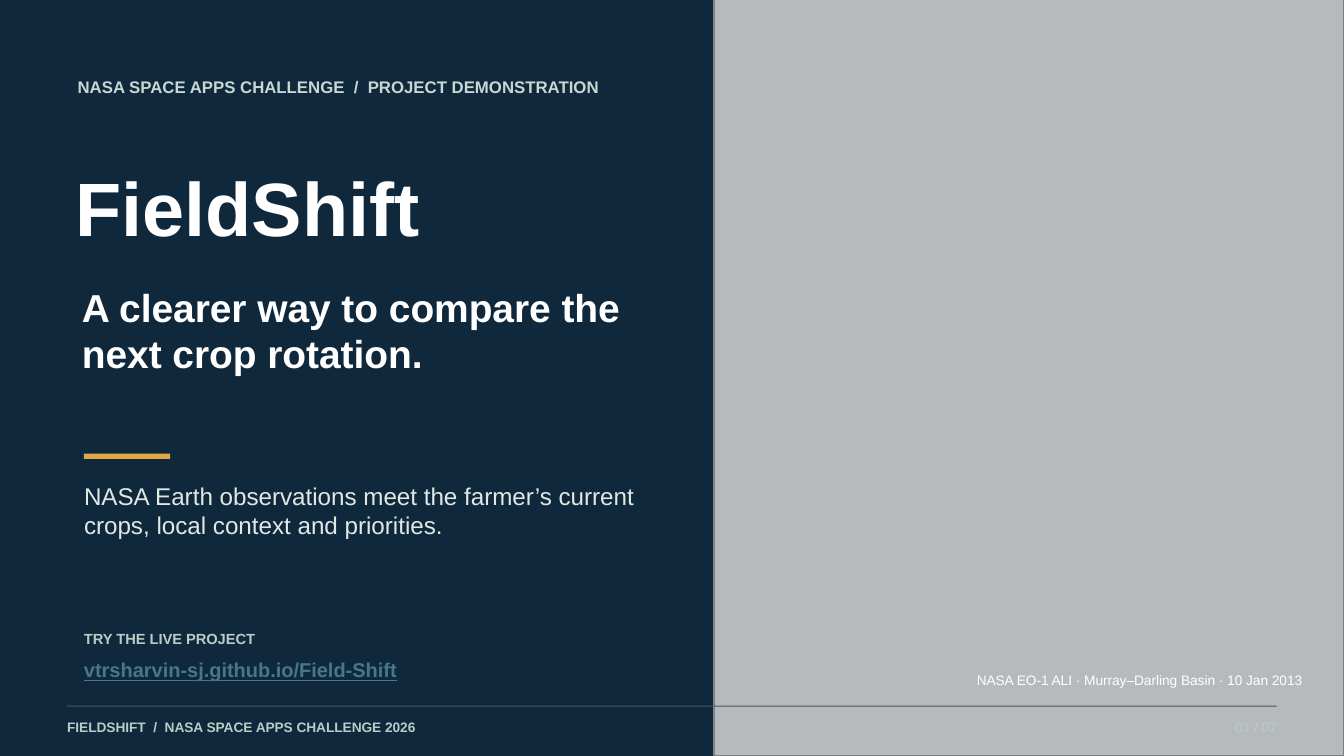
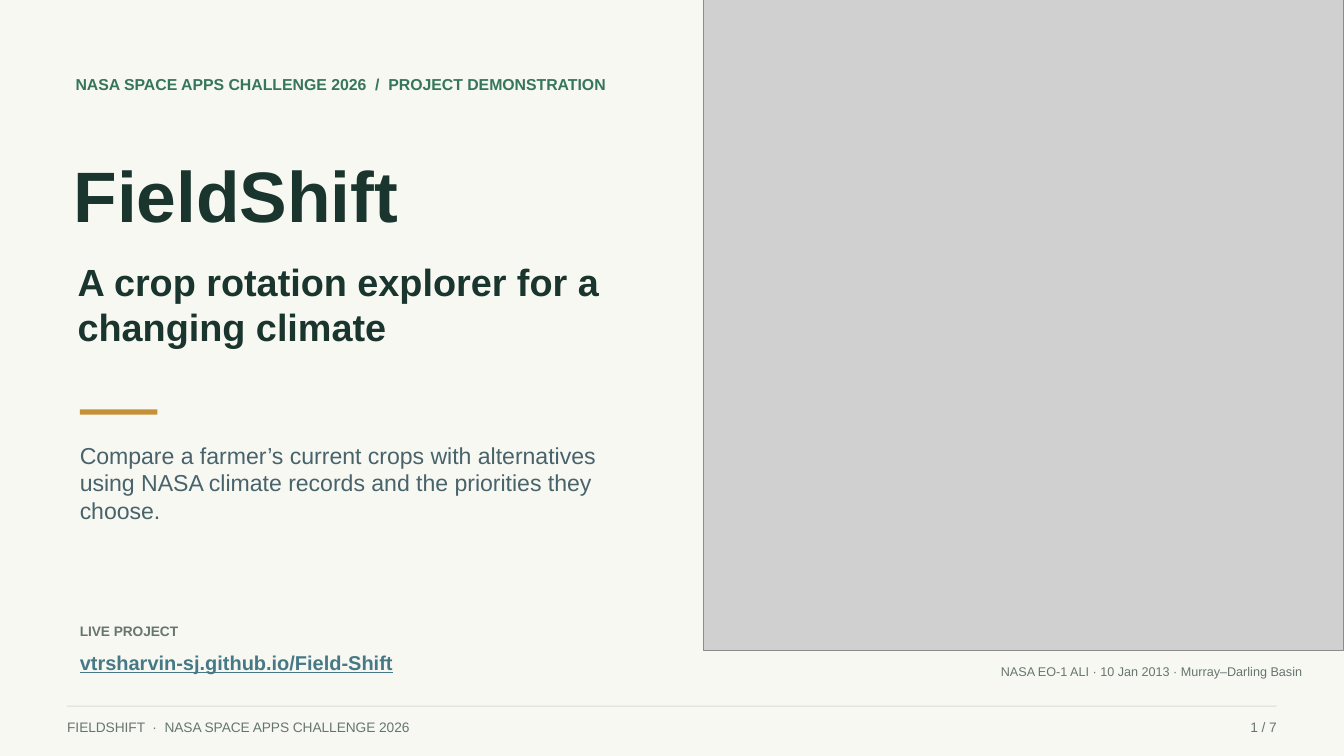
Before and after one commit to vtrsharvin-sj/Field-Shift, a slide deck: slide 1 of public/demo/FieldShift-Demo-v2.pptx. Drawn at 1344x756 pixels with LibreOffice and Linux fonts; fonts in the diff are those of the drawing; grey boxes stand for pictures. Boxes give left, top, right and bottom in pixels: in the first picture for what was removed or moved away, otherwise in the second. Text is boxed around its words. In the diff, an @@ line names an element or a change of style, - is before the commit and + after.

Commit message:
Refine hackathon presentation with light theme

```diff
--- a/public/demo/FieldShift-Demo-v2.pptx
+++ b/public/demo/FieldShift-Demo-v2.pptx
@@ background #10283B to #F8F8F3 @@
@@ picture: place and size @@
-picture at <box>714,0,1344,756</box>
+picture at <box>704,0,1344,651</box>
@@ rectangle removed at <box>714,0,1344,756</box> @@
@@ text at <box>76,79,605,90</box>: text changed; size 12 to 11.2 pt; text colour #C7D8D2 to #36765A @@
-NASA SPACE APPS CHALLENGE / PROJECT DEMONSTRATION
+NASA SPACE APPS CHALLENGE 2026 / PROJECT DEMONSTRATION
@@ text "FieldShift" at <box>73,170,398,223</box>: size 54 to 51 pt, text colour #FFFFFF to #19352D @@
@@ text added at <box>78,268,599,348</box>, 27 pt, text #19352D, bold @@
+A crop rotation explorer for a changing climate
@@ rectangle: place and size @@
-rectangle at <box>84,454,169,459</box>
+rectangle at <box>80,409,157,414</box>
@@ rectangle at <box>80,409,157,414</box>: fill #E0A744 to #C69037 @@
@@ text at <box>80,447,596,519</box>: text changed; size 27.8 to 16.5 pt; text colour #FFFFFF to #49636B; bold off @@
-A clearer way to compare the next crop rotation.
+Compare a farmer’s current crops with alternatives using NASA climate records and the priorities they choose.
@@ text removed at <box>84,487,634,539</box> @@
-NASA Earth observations meet the farmer’s current crops, local context and priorities.
@@ text at <box>80,626,178,636</box>: text changed; size 10.5 to 9.8 pt; text colour #B9CCC7 to #66766F @@
-TRY THE LIVE PROJECT
+LIVE PROJECT
@@ text "vtrsharvin-sj.github.io/Field-Shift": place and size @@
-text "vtrsharvin-sj.github.io/Field-Shift" at <box>84,663,397,681</box>
+text "vtrsharvin-sj.github.io/Field-Shift" at <box>80,655,393,674</box>
@@ text at <box>1001,667,1303,679</box>: text changed; size 9.8 to 9 pt; text colour #FFFFFF to #66766F @@
-NASA EO-1 ALI · Murray–Darling Basin · 10 Jan 2013
+NASA EO-1 ALI · 10 Jan 2013 · Murray–Darling Basin
@@ rectangle at <box>68,706,1277,707</box>: fill #40596A to #D5DDD7 @@
@@ text at <box>67,722,409,732</box>: text changed; text colour #B9CCC7 to #66766F; bold off @@
-FIELDSHIFT / NASA SPACE APPS CHALLENGE 2026
+FIELDSHIFT · NASA SPACE APPS CHALLENGE 2026
@@ text added at <box>1250,722,1277,732</box>, 9.8 pt, text #66766F @@
+1 / 7
```
Also in this commit, not shown: 3 other slides changed, 3 slides added, 3 slides removed, 3 other files.
